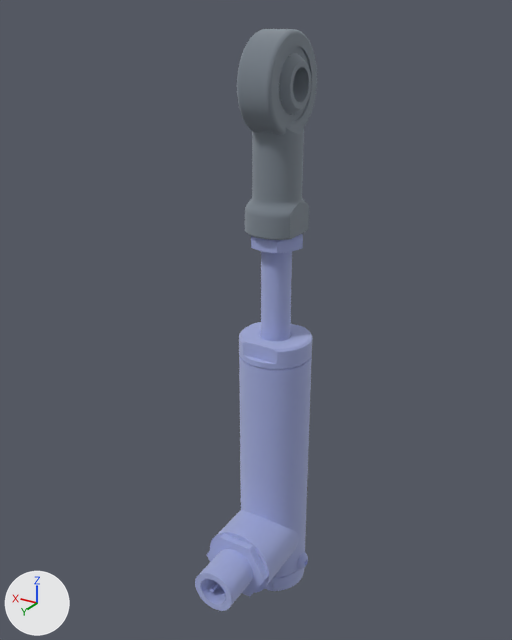
What one commit did to the glTF model public/assets/3d/10.gltf.
One viewpoint serves both versions: a 50 mm camera at (-0.0863, 0.1542, 0.121) aimed at (0.0017, 0.0075, 0.0476). The axes (+X, +Y, +Z) are drawn at lower left. The lights are the same throughout. The older version comes first. Where no turn or scale is listed for an object, it has been applied to the vertices.

The older version as bpy lines, for what is in view:
```python
ob_000401_10_10__x2_041f04300442044004430431043e043a_x0__0__10 = bpy.data.objects.new('000401.10.10 \\X2\\041f04300442044004430431043e043a\\X0\\_0..10', me_000401_10_10__x2_041f04300442044004430431043e043a_x0__0__10)
ob_000401_10_10__x2_041f04300442044004430431043e043a_x0__0__10.location = (0.0, 0.0, 0.0)
ob_000401_11_14__x2_042804420443044604350440_x0___x2_041c_x0_16_x2_0445_x0_1_5 = bpy.data.objects.new('000401.11.14 \\X2\\042804420443044604350440\\X0\\ \\X2\\041c\\X0\\16\\X2\\0445\\X0\\1,5', me_000401_11_14__x2_042804420443044604350440_x0___x2_041c_x0_16_x2_0445_x0_1_5)
ob_000401_11_14__x2_042804420443044604350440_x0___x2_041c_x0_16_x2_0445_x0_1_5.location = (0.0, 0.0, -0.023)
ob_000401_20_11__x2_041d0430043f044004300432043b044f044e04490430044f_x0__0__10 = bpy.data.objects.new('000401.20.11 \\X2\\041d0430043f044004300432043b044f044e04490430044f\\X0\\_0..10', me_000401_20_11__x2_041d0430043f044004300432043b044f044e04490430044f_x0__0__10)
ob_000401_20_11__x2_041d0430043f044004300432043b044f044e04490430044f_x0__0__10.location = (0.0, 0.0, -0.017)
ob_000401_40_01__x2_041f043e0434_x0___x2_043a043b044e0447_x0 = bpy.data.objects.new('000401.40.01 \\X2\\041f043e0434\\X0\\ \\X2\\043a043b044e0447\\X0\\', me_000401_40_01__x2_041f043e0434_x0___x2_043a043b044e0447_x0)
ob_000401_40_01__x2_041f043e0434_x0___x2_043a043b044e0447_x0.location = (0.0, 0.0, 0.041)
ob_000401_40_01__x2_041f043e0434_x0___x2_043a043b044e0447_x0_001 = bpy.data.objects.new('000401.40.01 \\X2\\041f043e0434\\X0\\ \\X2\\043a043b044e0447\\X0\\001', me_000401_40_01__x2_041f043e0434_x0___x2_043a043b044e0447_x0__001)
ob_000401_40_01__x2_041f043e0434_x0___x2_043a043b044e0447_x0_001.location = (0.0, 0.0, -0.041)
ob_x2_0413041e04210422_x0__5916_70__x2_041304300439043a0430_x0__m8__x2_0413041e04210422_x0__5916_70 = bpy.data.objects.new('\\X2\\0413041e04210422\\X0\\ 5916-70_\\X2\\041304300439043a0430\\X0\\ M8 \\X2\\0413041e04210422\\X0\\ 5916-70', me_x2_0413041e04210422_x0__5916_70__x2_041304300439043a0430_x0__m8__x2_0413041e04210422_x0__5916_70)
ob_x2_0413041e04210422_x0__5916_70__x2_041304300439043a0430_x0__m8__x2_0413041e04210422_x0__5916_70.location = (0.0, 0.0, 0.066)
ob_x2_041704300433043b04430448043a0430_x0___x2_044004300437044a0451043c0430_x0 = bpy.data.objects.new('\\X2\\041704300433043b04430448043a0430\\X0\\ \\X2\\044004300437044a0451043c0430\\X0\\', me_x2_041704300433043b04430448043a0430_x0___x2_044004300437044a0451043c0430_x0)
ob_x2_041704300433043b04430448043a0430_x0___x2_044004300437044a0451043c0430_x0.location = (0.0, 0.022, -0.023)
ob_x2_042004300437044a0435043c_x0___x2_041c_x0_16_x2_0445_x0_1_5 = bpy.data.objects.new('\\X2\\042004300437044a0435043c\\X0\\ \\X2\\041c\\X0\\16\\X2\\0445\\X0\\1,5', me_x2_042004300437044a0435043c_x0___x2_041c_x0_16_x2_0445_x0_1_5)
ob_x2_042004300437044a0435043c_x0___x2_041c_x0_16_x2_0445_x0_1_5.location = (0.0, 0.0131, -0.023)
ob_x2_042804300440043d04380440043d0430044f_x0___x2_0433043e043b043e0432043a0430_x0__gisw8 = bpy.data.objects.new('\\X2\\042804300440043d04380440043d0430044f\\X0\\ \\X2\\0433043e043b043e0432043a0430\\X0\\ GISW8', me_x2_042804300440043d04380440043d0430044f_x0___x2_0433043e043b043e0432043a0430_x0__gisw8)
ob_x2_042804300440043d04380440043d0430044f_x0___x2_0433043e043b043e0432043a0430_x0__gisw8.location = (0.0, 0.0, 0.106)
```
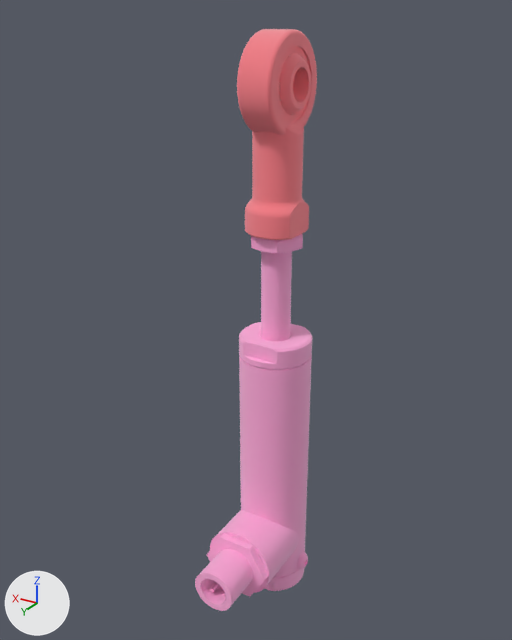
Changed parts and their boxes [x1, y1, x2, y2] in the pictures (512 x 640 px):
'\\X2\\042804300440043d04380440043d0430044f\\X0\\ \\X2\\0433043e043b043e0432043a0430\\X0\\ GISW8', recoloured (grey to pink)
    both: [237, 29, 317, 240]
'000401.10.10 \\X2\\041f04300442044004430431043e043a\\X0\\_0..10', recoloured (pale blue to pink)
    both: [239, 355, 312, 577]
'\\X2\\042004300437044a0435043c\\X0\\ \\X2\\041c\\X0\\16\\X2\\0445\\X0\\1,5', recoloured (pale blue to pink)
    both: [195, 533, 268, 611]
'000401.11.14 \\X2\\042804420443044604350440\\X0\\ \\X2\\041c\\X0\\16\\X2\\0445\\X0\\1,5', recoloured (pale blue to pink)
    both: [210, 510, 299, 593]
'000401.20.11 \\X2\\041d0430043f044004300432043b044f044e04490430044f\\X0\\_0..10', recoloured (pale blue to pink)
    both: [261, 251, 292, 341]
'000401.40.01 \\X2\\041f043e0434\\X0\\ \\X2\\043a043b044e0447\\X0\\', recoloured (pale blue to pink)
    both: [239, 322, 312, 370]
'\\X2\\041704300433043b04430448043a0430\\X0\\ \\X2\\044004300437044a0451043c0430\\X0\\', recoloured (pale blue to pink)
    both: [198, 575, 229, 608]
'\\X2\\0413041e04210422\\X0\\ 5916-70_\\X2\\041304300439043a0430\\X0\\ M8 \\X2\\0413041e04210422\\X0\\ 5916-70', recoloured (pale blue to pink)
    both: [251, 234, 303, 253]
'000401.40.01 \\X2\\041f043e0434\\X0\\ \\X2\\043a043b044e0447\\X0\\001', recoloured (pale blue to pink)
    both: [265, 568, 304, 591]
'\\X2\\0413041e04210422\\X0\\ ISO 7380-1-2014_\\X2\\04120438043d0442\\X0\\ \\X2\\0441\\X0\\ \\X2\\043f043e043b0443043a044004430433043b043e0439\\X0\\ \\X2\\0433043e043b043e0432043a043e0439\\X0\\ \\X2\\0438\\X0\\ \\X2\\04480435044104420438043304400430043d043d044b043c\\X0\\ \\X2\\04430433', recoloured
    both: [297, 552, 308, 570]

Edits to the bpy script that builds the scene:
```text
Change mat_mat_0:
    mat_mat_0.base_color: (0.591, 0.638, 0.855) -> (255.0, 0.638, 0.855)  # pale blue #cad1ee -> pink #ffd1ee
Change mat_mat_1:
    mat_mat_1.base_color: (0.418, 0.462, 0.509) -> (255.0, 0.462, 0.509)  # grey #adb5bd -> pink #ffb5bd
```
